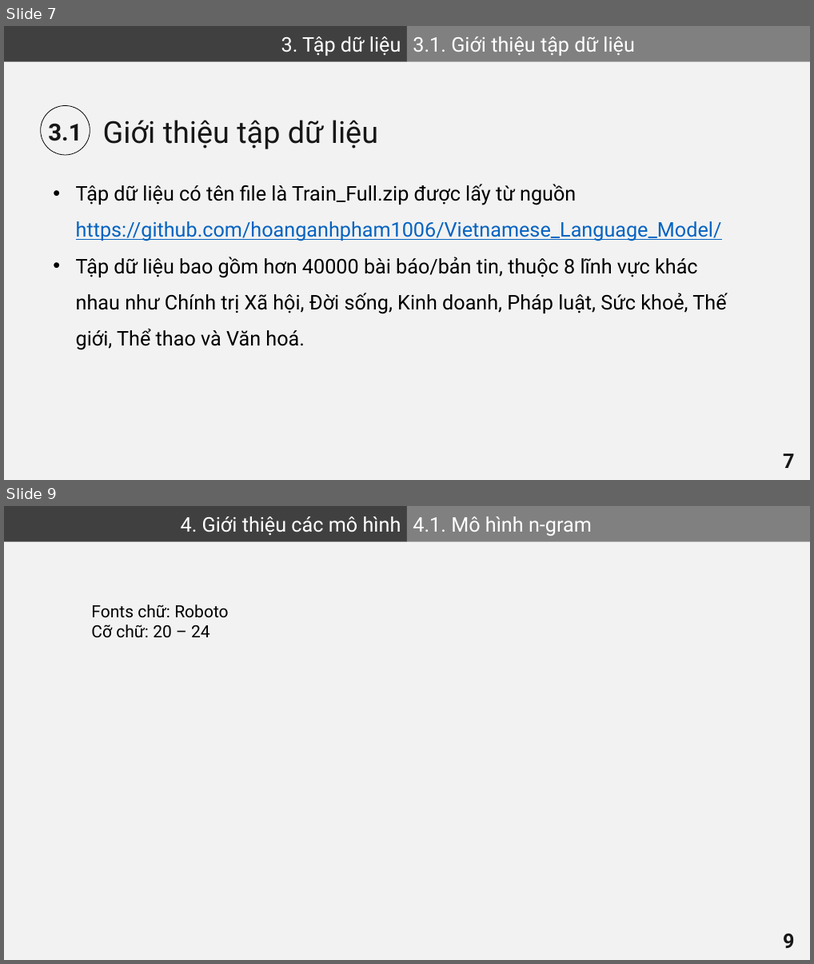
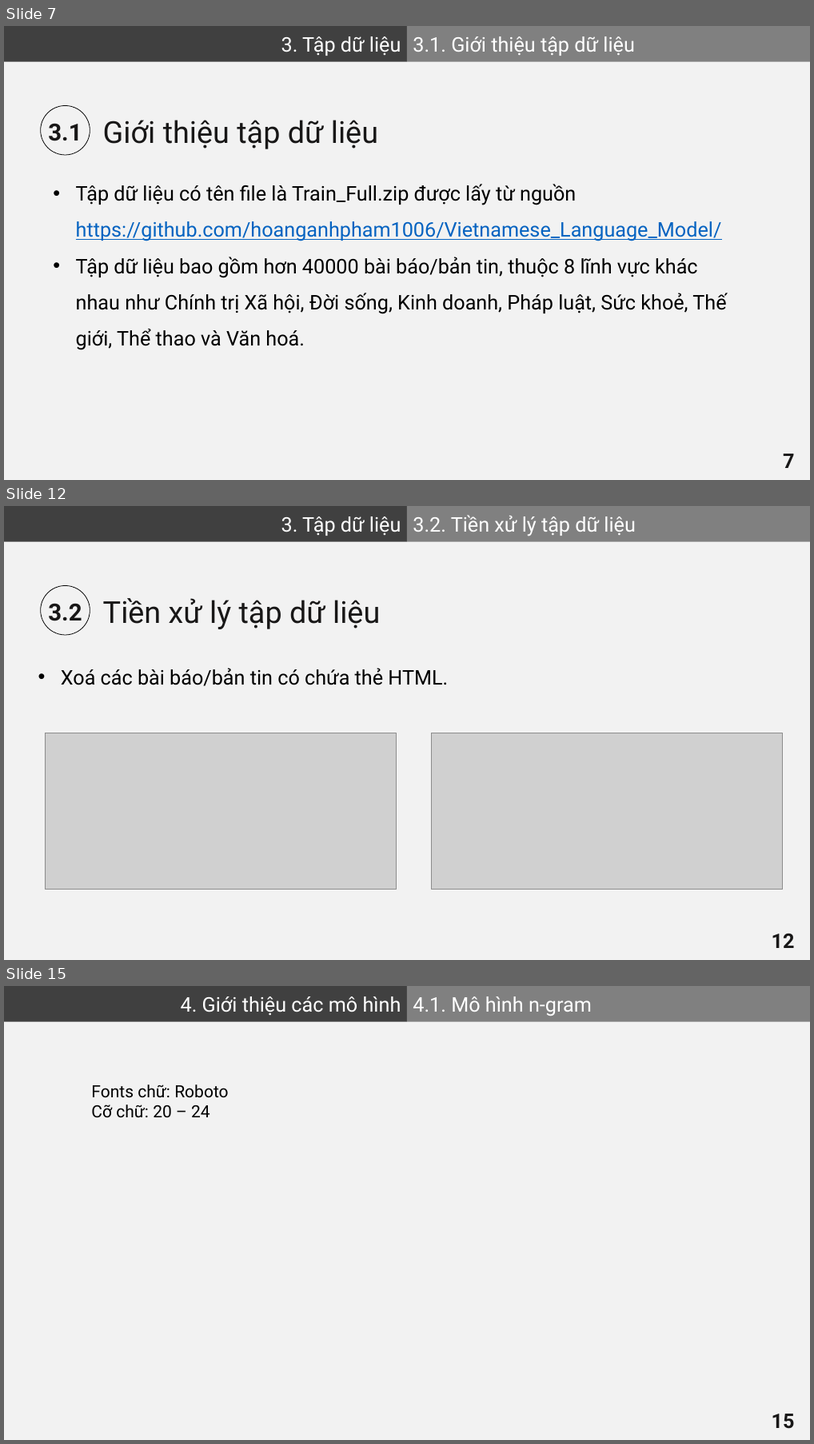
Before and after one commit to VHSkillPro/next-word-prediction, a slide deck: report.pptx. Shown one above the other, each under a label of ours: slides 7 and 9 before the commit, slides 7, 12 and 15 after it; the slides between them are not shown. The pictures are 814x964 and 814x1444 pixels, drawn with LibreOffice and Linux fonts; fonts in the diff are those of the drawing; grey boxes stand for pictures. Boxes give left, top, right and bottom in pixels: in the first picture for what was removed or moved away, otherwise in the second. Text is boxed around its words. In the diff, an @@ line names an element or a change of style, - is before the commit and + after.

```diff
--- a/report.pptx
+++ b/report.pptx
@@ slide 12 added at <box>4,506,810,960</box>, background #F2F2F2 @@
@@ rectangle added at <box>4,506,407,542</box>, fill #404040, 24 pt, text #FFFFFF @@
+3. Tập dữ liệu
@@ rectangle added at <box>407,506,810,542</box>, fill #808080, 24 pt, text #FFFFFF @@
+3.2. Tiền xử lý tập dữ liệu
@@ ellipse added at <box>40,586,90,635</box>, outline #000000 0.75 pt @@
@@ text added at <box>103,598,380,629</box>, 36 pt, text #181717 @@
+Tiền xử lý tập dữ liệu
@@ text added at <box>48,603,82,621</box>, 28 pt, text #181717, bold @@
+3.2
@@ text added at <box>61,668,448,686</box>, 24 pt, text #000000 @@
+• Xoá các bài báo/bản tin có chứa thẻ HTML.
@@ picture added at <box>45,733,396,889</box> @@
@@ picture added at <box>432,733,784,889</box> @@
@@ page number added at <box>772,933,795,948</box>, 24 pt, text #181717, bold @@
+12
@@ what was slide 9 is now slide 15 @@
@@ page number at <box>772,1413,795,1428</box>: text changed @@
-9
+15
```
Also in this commit, not shown: 2 slides changed, 5 other slides added.
